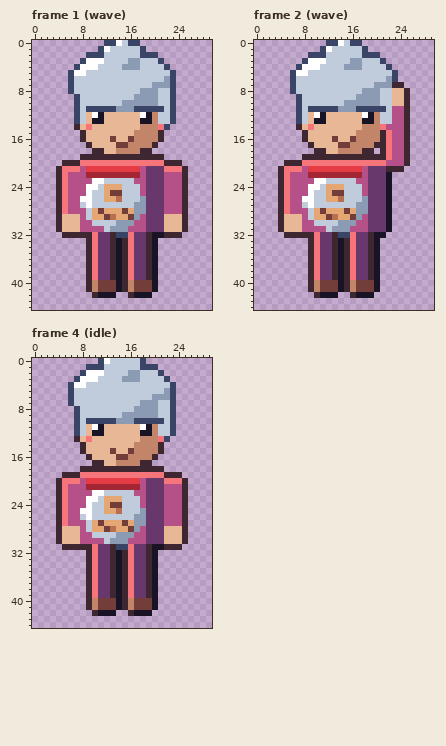
Pixel-art file, stored at art/depths/biscuit-neighbour@75.aseprite. Above: the version before the commit.
30x45 pixels, 4 frames. Shown: frame 1 (wave), frame 2 (wave), frame 4 (idle). The commit also changed other frames, which this record leaves out.
After the commit:
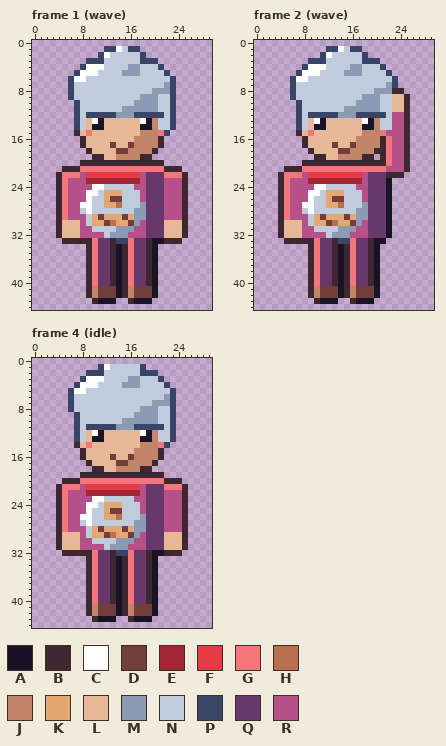
Palette (. is transparent): A #181425  B #3e2731  C #ffffff  D #733e39  E #a22633  F #e43b44  G #f6757a  H #b86f50  J #c28569  K #e4a672  L #e8b796  M #8b9bb4  N #c0cbdc  P #3a4466  Q #68386c  R #b55088
The exact change:
Frame 1 (wave):
y 0: x 12..17 PPCNPP -> ......
y 1: x 11..14 PCNN -> .PPC; x 16..18 NNP -> PP.
y 2: x 9..10 PP -> ..; x 12 N -> C; x 19..20 PP -> ..
y 3: x 8..11 PCCC -> .PPP; x 16..21 MMNNNP -> NNPPP.
y 4: x 7..8 PC -> .P; x 11 N -> C; x 15 M -> N; x 21..22 NP -> P.
y 5: x 6..7 PC -> .P; x 9..10 NN -> CC; x 15..17 NNN -> MMM; x 22..23 NP -> P.
y 6: x 7..8 NN -> CC; x 22 M -> N
y 7: x 20..21 MM -> NN
y 8: x 18..19 MM -> NN; x 21..22 NN -> MM
y 9: x 6..7 .P -> PN; x 17 M -> N
y 10: x 15..16 MM -> NN
y 11: x 9..14 PPPPPM -> NNNNNN; x 17..21 PPPPP -> MMMMN
y 12: x 9..21 LCALLLLLLCAJN -> PPPPPMMMPPPPP
y 13: x 10 A -> C; x 18 A -> C
y 14: x 7..11 BLGLL -> PNLAA; x 18..19 JJ -> AA; x 21..23 GP. -> NNP
y 15: x 7..9 .BL -> BLG; x 17 J -> L; x 21..22 B. -> GP
y 16: x 13 D -> L; x 16 D -> L
y 17: x 8..9 .B -> BL; x 13..16 LDDJ -> DLLD; x 20..21 B. -> JB
y 18: x 9..11 .BB -> BLL; x 14..15 JJ -> DD; x 18..20 BB. -> JJB
y 19: x 8..9 BB -> ..; x 12..17 BBBBBB -> LLJJJJ; x 20..21 BB -> ..
y 20: x 5..24 BBBGGGGGGGGGGGGGGBBB -> ...BBBBBBBBBBBBBB...
y 21: x 4..25 BGGGRFFFFFFFFFRQQQGGGB -> .BBBGGGGGGGGGGGGGGBBB.
y 22: x 6..7 RR -> GG; x 9..17 EEEEEEEEE -> FFFFFFFFF; x 22..24 RRR -> GGG
y 23: x 9..17 RCCNNNNNR -> EEEEEEEEE
y 24: x 9 C -> R; x 11..14 NKKK -> CNNN; x 17 N -> R
y 25: x 10 N -> C; x 13..14 DD -> KK
y 26: x 8 C -> R; x 13..14 KH -> DD; x 18 M -> R
y 27: x 8 N -> C; x 12..14 NNN -> KKH; x 17 M -> N
y 28: x 8..16 RNKDKKKDK -> NCNNNNNNN
y 29: x 5..7 LLL -> GRR; x 11..13 KDH -> DKK; x 15..16 KD -> DK; x 18 R -> M; x 22..24 LLL -> RRR
y 30: x 9..17 RNNNNMMMR -> NKKDHKKDM
y 31: x 10..11 RR -> NN; x 13 M -> N; x 16 R -> M
y 32: x 4..25 .BBBBBGQQBPPGQQBAABBB. -> BLLLRRRRNMMMRRRQQQLLLB
y 33: x 5..8 .... -> BBBB; x 14..15 AB -> PP; x 21..24 .... -> ABBB
y 40: x 10..13 JDDD -> GQQB; x 16..19 JDDD -> GQQB
y 42: x 9..20 .BAAA..BAAA. -> BJDDDABJDDDA
y 43: x 10..13 .... -> BAAA; x 16..19 .... -> BAAA
Frame 2 (wave):
y 0: x 12..17 PPCNPP -> ......
y 1: x 11..14 PCNN -> .PPC; x 16..18 NNP -> PP.
y 2: x 9..10 PP -> ..; x 12 N -> C; x 19..20 PP -> ..
y 3: x 8..11 PCCC -> .PPP; x 16..21 MMNNNP -> NNPPP.
y 4: x 7..8 PC -> .P; x 11 N -> C; x 15 M -> N; x 21..22 NP -> P.
y 5: x 6..7 PC -> .P; x 9..10 NN -> CC; x 15..17 NNN -> MMM; x 22..23 NP -> P.
y 6: x 7..8 NN -> CC; x 22 M -> N
y 7: x 20..21 MM -> NN; x 23..24 BB -> P.
y 8: x 18..19 MM -> NN; x 21..25 NNLLB -> MMBB.
y 9: x 6..7 .P -> PN; x 17 M -> N
y 10: x 15..16 MM -> NN
y 11: x 9..14 PPPPPM -> NNNNNN; x 17..21 PPPPP -> MMMMN; x 23..24 RR -> LL
y 12: x 9..21 LCALLLLLLCAJN -> PPPPPMMMPPPPP
y 13: x 10 A -> C; x 18 A -> C
y 14: x 7..11 BLGLL -> PNLAA; x 18..19 JJ -> AA; x 21..22 GR -> NN
y 15: x 7..9 .BL -> BLG; x 17 J -> L; x 21..22 BG -> GR
y 16: x 13 D -> L; x 16 D -> L
y 17: x 8..9 .B -> BL; x 13..16 LDDJ -> DLLD; x 20 B -> J
y 18: x 9..11 .BB -> BLL; x 14..15 JJ -> DD; x 18..20 BB. -> JJB
y 19: x 8..9 BB -> ..; x 12..17 BBBBBB -> LLJJJJ; x 20 B -> .
y 20: x 5..22 BBBGGGGGGGGGGGGGGR -> ...BBBBBBBBBBBBBBG
y 21: x 4..25 BGGGRFFFFFFFFFRQQQBBB. -> .BBBGGGGGGGGGGGGGGRRRB
y 22: x 6..7 RR -> GG; x 9..17 EEEEEEEEE -> FFFFFFFFF; x 22..24 A.. -> BBB
y 23: x 9..17 RCCNNNNNR -> EEEEEEEEE
y 24: x 9 C -> R; x 11..14 NKKK -> CNNN; x 17 N -> R
y 25: x 10 N -> C; x 13..14 DD -> KK
y 26: x 8 C -> R; x 13..14 KH -> DD; x 18 M -> R
y 27: x 8 N -> C; x 12..14 NNN -> KKH; x 17 M -> N
y 28: x 8..16 RNKDKKKDK -> NCNNNNNNN
y 29: x 5..7 LLL -> GRR; x 11..13 KDH -> DKK; x 15..16 KD -> DK; x 18 R -> M
y 30: x 9..17 RNNNNMMMR -> NKKDHKKDM
y 31: x 10..11 RR -> NN; x 13 M -> N; x 16 R -> M
y 32: x 4..22 .BBBBBGQQBPPGQQBAA. -> BLLLRRRRNMMMRRRQQQA
y 33: x 5..8 .... -> BBBB; x 14..15 AB -> PP; x 21 . -> A
y 40: x 10..13 JDDD -> GQQB; x 16..19 JDDD -> GQQB
y 42: x 9..20 .BAAA..BAAA. -> BJDDDABJDDDA
y 43: x 10..13 .... -> BAAA; x 16..19 .... -> BAAA
Frame 4 (idle):
y 0: x 11..18 PCNNNNNP -> ........
y 1: x 9..10 PP -> ..; x 12 N -> C; x 19..20 PP -> ..
y 2: x 8..11 PCCC -> .PPP; x 16..21 MMNNNP -> NNPPP.
y 3: x 7..8 PC -> .P; x 11 N -> C; x 15 M -> N; x 21..22 NP -> P.
y 4: x 6..7 PC -> .P; x 9..10 NN -> CC; x 15..17 NNN -> MMM; x 22..23 NP -> P.
y 5: x 7..8 NN -> CC; x 22 M -> N
y 6: x 20..21 MM -> NN
y 7: x 18..19 MM -> NN; x 21..22 NN -> MM
y 8: x 6..7 .P -> PN; x 17 M -> N
y 9: x 15..16 MM -> NN
y 10: x 9..14 PPPPPM -> NNNNNN; x 17..21 PPPPP -> MMMMN
y 11: x 9..21 LCALLLLLLCAJN -> PPPPPMMMPPPPP
y 12: x 10 A -> C; x 18 A -> C
y 13: x 7..11 BLGLL -> PNLAA; x 18..19 JJ -> AA; x 21..23 GP. -> NNP
y 14: x 7..9 .BL -> BLG; x 17 J -> L; x 21..22 B. -> GP
y 15: x 13 D -> L; x 16 D -> L
y 16: x 8..9 .B -> BL; x 13..16 LDDJ -> DLLD; x 20..21 B. -> JB
y 17: x 9..11 .BB -> BLL; x 14..15 JJ -> DD; x 18..20 BB. -> JJB
y 18: x 8..9 BB -> ..; x 12..17 BBBBBB -> LLJJJJ; x 20..21 BB -> ..
y 19: x 5..24 BBBGGGGGGGGGGGGGGBBB -> ...BBBBBBBBBBBBBB...
y 20: x 4..25 BGGGRFFFFFFFFFRQQQGGGB -> .BBBGGGGGGGGGGGGGGBBB.
y 21: x 6..7 RR -> GG; x 9..17 EEEEEEEEE -> FFFFFFFFF; x 22..24 RRR -> GGG
y 22: x 9..17 RCCNNNNNR -> EEEEEEEEE
y 23: x 9 C -> R; x 11..14 NKKK -> CNNN; x 17 N -> R
y 24: x 10 N -> C; x 13..14 DD -> KK
y 25: x 8 C -> R; x 13..14 KH -> DD; x 18 M -> R
y 26: x 8 N -> C; x 12..14 NNN -> KKH; x 17 M -> N
y 27: x 8..16 RNKDKKKDK -> NCNNNNNNN
y 28: x 5..7 LLL -> GRR; x 11..13 KDH -> DKK; x 15..16 KD -> DK; x 18 R -> M; x 22..24 LLL -> RRR
y 29: x 9..17 RNNNNMMMR -> NKKDHKKDM
y 30: x 10..11 RR -> NN; x 13 M -> N; x 16 R -> M
y 31: x 4..25 .BBBBBGQQBPPGQQBAABBB. -> BLLLRRRRNMMMRRRQQQLLLB
y 32: x 5..8 .... -> BBBB; x 14..15 AB -> PP; x 21..24 .... -> ABBB
y 40: x 10..13 JDDD -> GQQB; x 16..19 JDDD -> GQQB
y 42: x 9..20 .BAAA..BAAA. -> BJDDDABJDDDA
y 43: x 10..13 .... -> BAAA; x 16..19 .... -> BAAA
Changed places in both pictures, as pixel boxes (x1, y1, x2, y2):
changed: (56, 40, 188, 244)
changed: (86, 280, 158, 304)
changed: (278, 40, 410, 244)
changed: (308, 280, 380, 304)
changed: (56, 358, 188, 556)
changed: (86, 598, 158, 622)
